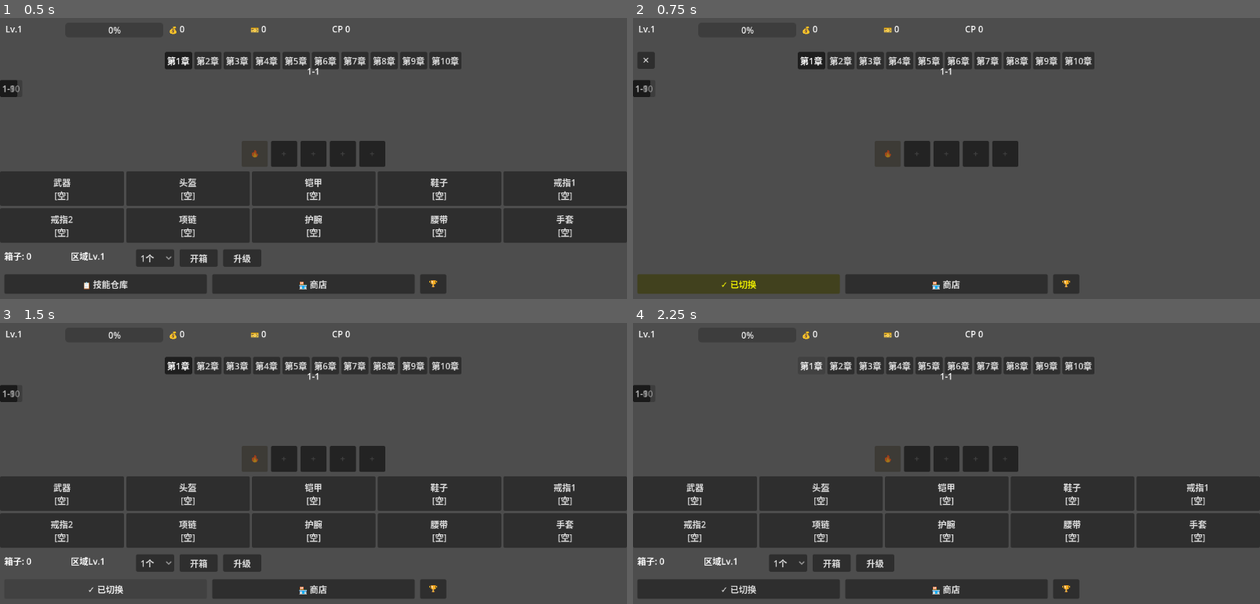
Above: before the commit, frames 1-4 (two rows, left to right).
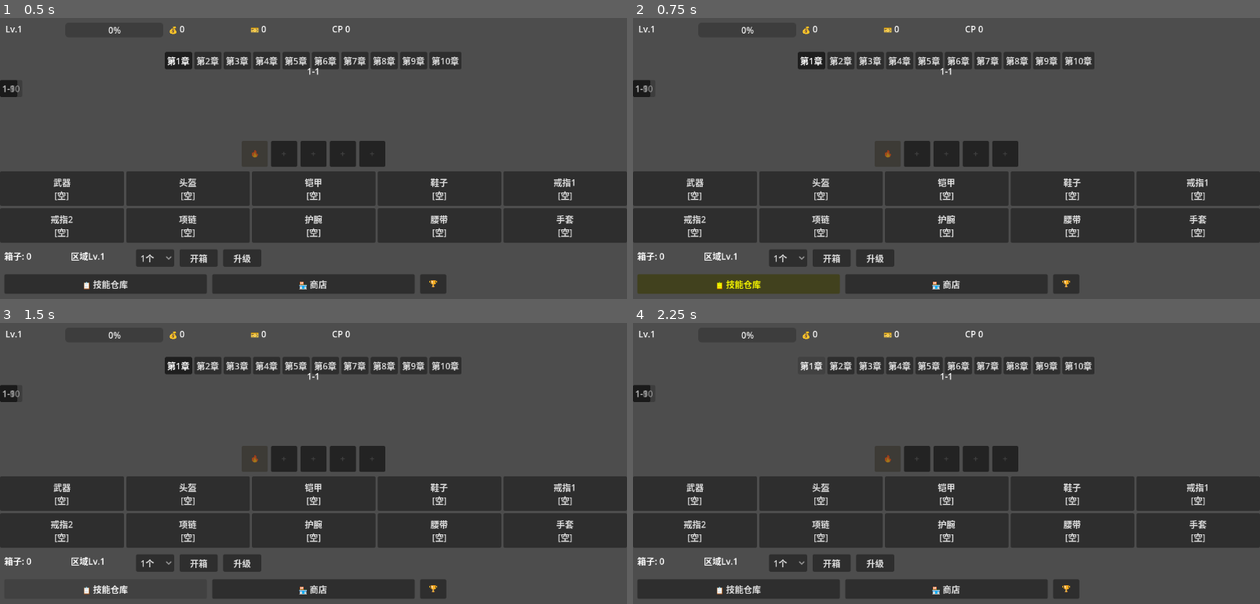
Above: after the commit, the same moments.

Repository: intyouss/adventure-game
Game: Godot game, scene res://scenes/main/main_scene.tscn
Same seed, same stepped clock (60 frames per second), same inputs: the game is played once before the commit and once after it. This scene is started directly instead of the project's main scene.
Inputs:
- Up to frame 1 (0.5 s): no input
- Up to frame 2 (0.75 s): click "📋 技能仓库" at 0.5 s
- Up to frame 3 (1.5 s): click "✓ 已切换" (after the commit: "📋 技能仓库") at 1.25 s
- Up to frame 4 (2.25 s): click "第1章" at 2 s

Frame 1 is identical in both runs. In frame 2, 25% of the frame differs, in the area x 0-100%, y 12-97%; in frame 3, 0.1%; in frame 4, 0.1%.
Error after the commit: Parse Error: Expected indented block after "if" block. (res://scenes/main/main_ui.gd:78)

Commit message:
chore: remove all debug prints, final clean version

Diff:
--- a/client/scenes/main/bottom_button_row.gd
+++ b/client/scenes/main/bottom_button_row.gd
@@ -11,17 +11,11 @@
 var _current_mode: int = 0
 
 func _ready():
-	print("=== BottomButtonRow global_pos=", global_position, " size=", size)
-	print("=== SkillBtn global_pos=", skill_btn.global_position, " size=", skill_btn.size, " visible=", skill_btn.visible, " disabled=", skill_btn.disabled)
-	print("=== BottomButtonRow _ready, skill_btn=", skill_btn, " shop_btn=", shop_btn, " lb_btn=", leaderboard_btn)
 	skill_btn.pressed.connect(_on_skill_pressed)
-	print("=== skill_btn connected: ", skill_btn.pressed.is_connected(_on_skill_pressed))
 	shop_btn.pressed.connect(_on_shop_pressed)
-	print("=== shop_btn connected: ", shop_btn.pressed.is_connected(_on_shop_pressed))
 	leaderboard_btn.pressed.connect(_on_leaderboard_pressed)
 
 func _on_skill_pressed():
-	skill_btn.text = "✓ 已切换"
 	if _current_mode == Mode.SKILL_INVENTORY:
 		_current_mode = Mode.NORMAL
 		mode_changed.emit(Mode.NORMAL)
--- a/client/scenes/main/main_ui.gd
+++ b/client/scenes/main/main_ui.gd
@@ -76,4 +76,3 @@
 
 func _input(event):
 	if event is InputEventMouseButton and event.pressed:
-		print("=== MAIN CLICK at: ", event.position, " btn_idx=", event.button_index)
